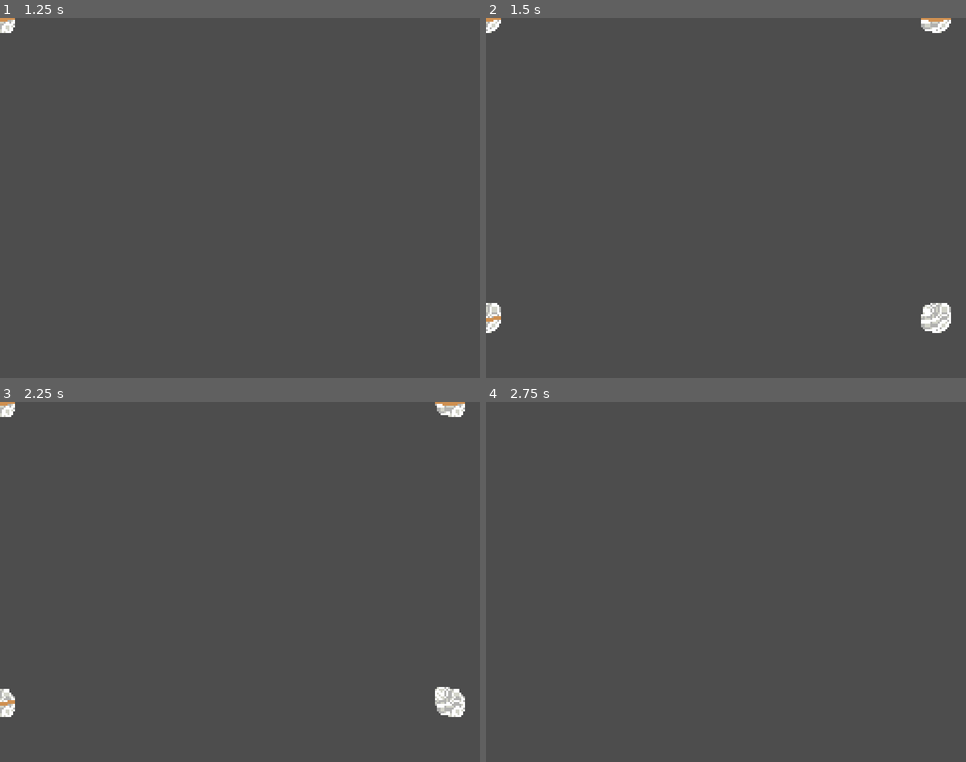
Above: before the commit, frames 1-4 (two rows, left to right).
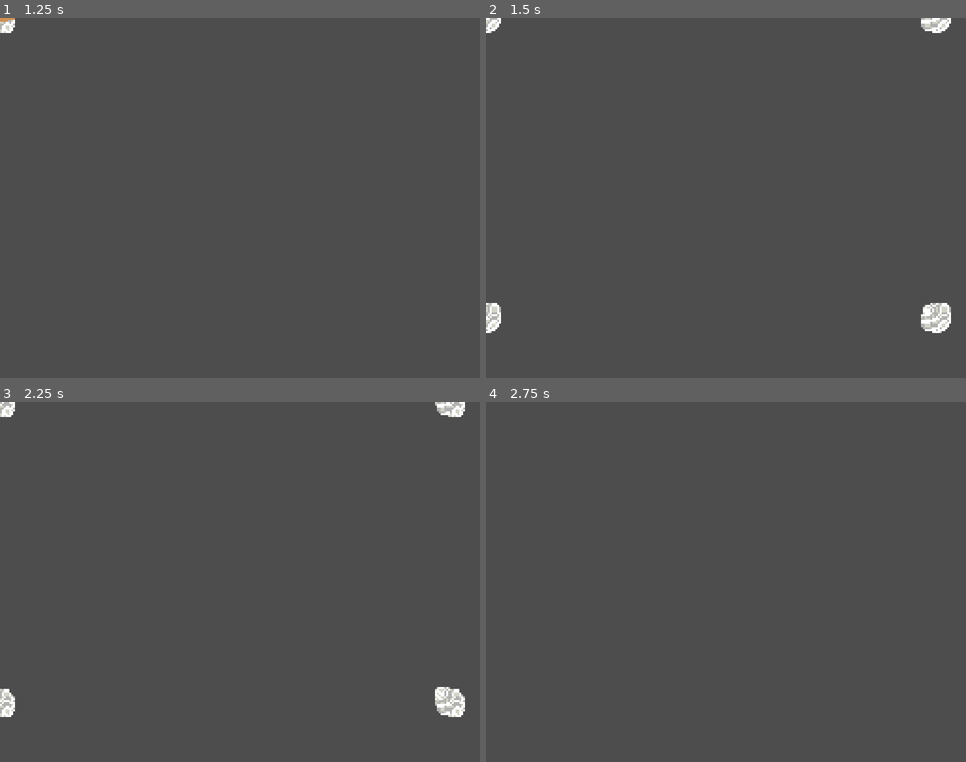
Above: after the commit, the same moments.

Repository: Jcodefox/GMTK-2025
Game: Godot game, scene res://scenes/prefabs/slingball.tscn
The game is run twice, just before and just after one commit, with the same random seed, the same clock (stepped at 60 frames per second) and the same inputs. This scene is started directly instead of the project's main scene.
Inputs (mouse positions are in pixels of both pictures, inside the frame that each line leads up to):
- Up to frame 1 (1.25 s): move the mouse to (345, 180) at 0.52 s; press the mouse at (345, 180) at 0.53 s; hold D (move_right) from 0.53 s (still down); tap Space (move_jump) at 0.77 s
- Up to frame 2 (1.5 s): keep holding D (move_right); move the mouse to (630, 216) at 1.27 s; release the mouse at (630, 216) at 1.28 s; click (630, 216) at 1.35 s
- Up to frame 3 (2.25 s): tap Space (move_jump) at 1.52 s; move the mouse to (288, 502) at 2.02 s; release D (move_right) at 2.03 s; press the mouse at (288, 502) at 2.03 s; hold A (move_left) from 2.03 s (still down)
- Up to frame 4 (2.75 s): keep holding A (move_left)

Frame 1 is identical in both runs. In frame 2, 0.1% of the frame differs, in the area x 0-97%, y 0-85%; in frame 3, 0.1%; in frame 4, nothing differs.

Commit message:
Add death animations in code

Diff:
--- a/assets/art/enemies/drone_sprite_frames.tres
+++ b/assets/art/enemies/drone_sprite_frames.tres
@@ -1,12 +1,37 @@
-[gd_resource type="SpriteFrames" load_steps=5 format=3 uid="uid://3smv5kx276ei"]
+[gd_resource type="SpriteFrames" load_steps=10 format=3 uid="uid://3smv5kx276ei"]
 
 [ext_resource type="Texture2D" uid="uid://bw36ek8pi8ums" path="res://assets/art/enemies/drone_1.png" id="1_71d52"]
+[ext_resource type="Texture2D" uid="uid://bjf3q5x4ol7k8" path="res://assets/art/enemies/fiery_enemy_explosion_1.png" id="1_ssrnl"]
 [ext_resource type="Texture2D" uid="uid://c16w6syeskqeg" path="res://assets/art/enemies/drone_2.png" id="2_kbmfr"]
+[ext_resource type="Texture2D" uid="uid://ckscs06xcfbpb" path="res://assets/art/enemies/fiery_enemy_explosion_2.png" id="2_v63gp"]
+[ext_resource type="Texture2D" uid="uid://cy1lwvatfq58c" path="res://assets/art/enemies/fiery_enemy_explosion_3.png" id="3_o4t6c"]
 [ext_resource type="Texture2D" uid="uid://vf0m8ln7e58g" path="res://assets/art/enemies/drone_3.png" id="3_sa2n8"]
 [ext_resource type="Texture2D" uid="uid://c5of238uuusn8" path="res://assets/art/enemies/drone_4.png" id="4_6mhom"]
+[ext_resource type="Texture2D" uid="uid://ci3gp20jj46vj" path="res://assets/art/enemies/fiery_enemy_explosion_4.png" id="4_qt8ri"]
+[ext_resource type="Texture2D" uid="uid://bbfdvic6oqxw8" path="res://assets/art/enemies/fiery_enemy_explosion_5.png" id="5_lqhoh"]
 
 [resource]
 animations = [{
+"frames": [{
+"duration": 1.0,
+"texture": ExtResource("1_ssrnl")
+}, {
+"duration": 1.0,
+"texture": ExtResource("2_v63gp")
+}, {
+"duration": 1.0,
+"texture": ExtResource("3_o4t6c")
+}, {
+"duration": 1.0,
+"texture": ExtResource("4_qt8ri")
+}, {
+"duration": 1.0,
+"texture": ExtResource("5_lqhoh")
+}],
+"loop": false,
+"name": &"death",
+"speed": 13.0
+}, {
 "frames": [{
 "duration": 1.0,
 "texture": ExtResource("1_71d52")
--- a/assets/art/enemies/express_bot_sprite_frames.tres
+++ b/assets/art/enemies/express_bot_sprite_frames.tres
@@ -12,6 +12,11 @@
 [ext_resource type="Texture2D" uid="uid://b7uix1yvq5adm" path="res://assets/art/enemies/expressbot_c_2.png" id="10_si0ma"]
 [ext_resource type="Texture2D" uid="uid://bi61vrb2eec7s" path="res://assets/art/enemies/expressbot_c_3.png" id="11_ykb1m"]
 [ext_resource type="Texture2D" uid="uid://bdvxhy83io4x2" path="res://assets/art/enemies/expressbot_c_4.png" id="12_c0q2y"]
+[ext_resource type="Texture2D" uid="uid://bjf3q5x4ol7k8" path="res://assets/art/enemies/fiery_enemy_explosion_1.png" id="13_8high"]
+[ext_resource type="Texture2D" uid="uid://ckscs06xcfbpb" path="res://assets/art/enemies/fiery_enemy_explosion_2.png" id="14_oouh5"]
+[ext_resource type="Texture2D" uid="uid://cy1lwvatfq58c" path="res://assets/art/enemies/fiery_enemy_explosion_3.png" id="15_nm75f"]
+[ext_resource type="Texture2D" uid="uid://ci3gp20jj46vj" path="res://assets/art/enemies/fiery_enemy_explosion_4.png" id="16_efgl3"]
+[ext_resource type="Texture2D" uid="uid://bbfdvic6oqxw8" path="res://assets/art/enemies/fiery_enemy_explosion_5.png" id="17_8u5t0"]
 
 [resource]
 animations = [{
@@ -65,4 +70,24 @@
 "loop": true,
 "name": &"c",
 "speed": 8.0
+}, {
+"frames": [{
+"duration": 1.0,
+"texture": ExtResource("13_8high")
+}, {
+"duration": 1.0,
+"texture": ExtResource("14_oouh5")
+}, {
+"duration": 1.0,
+"texture": ExtResource("15_nm75f")
+}, {
+"duration": 1.0,
+"texture": ExtResource("16_efgl3")
+}, {
+"duration": 1.0,
+"texture": ExtResource("17_8u5t0")
+}],
+"loop": false,
+"name": &"death",
+"speed": 13.0
 }]
--- a/assets/art/enemies/mothic_sprite_frames.tres
+++ b/assets/art/enemies/mothic_sprite_frames.tres
@@ -1,10 +1,27 @@
-[gd_resource type="SpriteFrames" load_steps=3 format=3 uid="uid://bp40dhuy614b0"]
+[gd_resource type="SpriteFrames" load_steps=6 format=3 uid="uid://bp40dhuy614b0"]
 
+[ext_resource type="Texture2D" uid="uid://dacypvtq88ekl" path="res://assets/art/enemies/standard_enemy_explosion_1.png" id="1_lwcgb"]
 [ext_resource type="Texture2D" uid="uid://dn1kcad8k24hc" path="res://assets/art/enemies/mothick_1.png" id="1_mwtuw"]
 [ext_resource type="Texture2D" uid="uid://c1mdgus3yiihv" path="res://assets/art/enemies/mothick_2.png" id="2_ti8cx"]
+[ext_resource type="Texture2D" uid="uid://bwmle6macc26" path="res://assets/art/enemies/standard_enemy_explosion_2.png" id="2_wvolg"]
+[ext_resource type="Texture2D" uid="uid://by5juikn7ogwb" path="res://assets/art/enemies/standard_enemy_explosion_3.png" id="3_v0qtk"]
 
 [resource]
 animations = [{
+"frames": [{
+"duration": 1.0,
+"texture": ExtResource("1_lwcgb")
+}, {
+"duration": 1.0,
+"texture": ExtResource("2_wvolg")
+}, {
+"duration": 1.0,
+"texture": ExtResource("3_v0qtk")
+}],
+"loop": false,
+"name": &"death",
+"speed": 8.0
+}, {
 "frames": [{
 "duration": 1.0,
 "texture": ExtResource("1_mwtuw")
--- a/assets/art/enemies/nameless_sprite_frames.tres
+++ b/assets/art/enemies/nameless_sprite_frames.tres
@@ -1,12 +1,29 @@
-[gd_resource type="SpriteFrames" load_steps=5 format=3 uid="uid://ckf4smp680jph"]
+[gd_resource type="SpriteFrames" load_steps=8 format=3 uid="uid://ckf4smp680jph"]
 
 [ext_resource type="Texture2D" uid="uid://cnl501wayh67t" path="res://assets/art/enemies/nameless_1.png" id="1_a7l37"]
 [ext_resource type="Texture2D" uid="uid://bxanmh8lm3tlt" path="res://assets/art/enemies/nameless_2.png" id="2_u0wx7"]
 [ext_resource type="Texture2D" uid="uid://cw8w71teh2xv2" path="res://assets/art/enemies/nameless_3.png" id="3_1i3uh"]
 [ext_resource type="Texture2D" uid="uid://sbmslmy38h1s" path="res://assets/art/enemies/nameless_4.png" id="4_3v2gb"]
+[ext_resource type="Texture2D" uid="uid://dacypvtq88ekl" path="res://assets/art/enemies/standard_enemy_explosion_1.png" id="4_r1m58"]
+[ext_resource type="Texture2D" uid="uid://bwmle6macc26" path="res://assets/art/enemies/standard_enemy_explosion_2.png" id="5_niqmy"]
+[ext_resource type="Texture2D" uid="uid://by5juikn7ogwb" path="res://assets/art/enemies/standard_enemy_explosion_3.png" id="6_fvn2r"]
 
 [resource]
 animations = [{
+"frames": [{
+"duration": 1.0,
+"texture": ExtResource("4_r1m58")
+}, {
+"duration": 1.0,
+"texture": ExtResource("5_niqmy")
+}, {
+"duration": 1.0,
+"texture": ExtResource("6_fvn2r")
+}],
+"loop": false,
+"name": &"death",
+"speed": 8.0
+}, {
 "frames": [{
 "duration": 1.0,
 "texture": ExtResource("2_u0wx7")
--- a/assets/art/enemies/shockwisp_sprite_frames.tres
+++ b/assets/art/enemies/shockwisp_sprite_frames.tres
@@ -1,10 +1,27 @@
-[gd_resource type="SpriteFrames" load_steps=3 format=3 uid="uid://cint4xupsaukt"]
+[gd_resource type="SpriteFrames" load_steps=6 format=3 uid="uid://cint4xupsaukt"]
 
 [ext_resource type="Texture2D" uid="uid://iispe6ppba0b" path="res://assets/art/enemies/shockwisp_1.png" id="1_2kynq"]
+[ext_resource type="Texture2D" uid="uid://dacypvtq88ekl" path="res://assets/art/enemies/standard_enemy_explosion_1.png" id="1_qpv7a"]
+[ext_resource type="Texture2D" uid="uid://bwmle6macc26" path="res://assets/art/enemies/standard_enemy_explosion_2.png" id="2_3mfdl"]
 [ext_resource type="Texture2D" uid="uid://dmhnwtus81dta" path="res://assets/art/enemies/shockwisp_2.png" id="2_a4m8b"]
+[ext_resource type="Texture2D" uid="uid://by5juikn7ogwb" path="res://assets/art/enemies/standard_enemy_explosion_3.png" id="3_6n56e"]
 
 [resource]
 animations = [{
+"frames": [{
+"duration": 1.0,
+"texture": ExtResource("1_qpv7a")
+}, {
+"duration": 1.0,
+"texture": ExtResource("2_3mfdl")
+}, {
+"duration": 1.0,
+"texture": ExtResource("3_6n56e")
+}],
+"loop": false,
+"name": &"death",
+"speed": 8.0
+}, {
 "frames": [{
 "duration": 1.0,
 "texture": ExtResource("1_2kynq")
--- a/assets/art/enemies/spikeball_sprite_frames.tres
+++ b/assets/art/enemies/spikeball_sprite_frames.tres
@@ -1,10 +1,27 @@
-[gd_resource type="SpriteFrames" load_steps=3 format=3 uid="uid://d38s724kfuo3v"]
+[gd_resource type="SpriteFrames" load_steps=6 format=3 uid="uid://d38s724kfuo3v"]
 
 [ext_resource type="Texture2D" uid="uid://400iu480qk5d" path="res://assets/art/enemies/spikeball_1.png" id="1_6ibh7"]
+[ext_resource type="Texture2D" uid="uid://dacypvtq88ekl" path="res://assets/art/enemies/standard_enemy_explosion_1.png" id="1_mugx7"]
 [ext_resource type="Texture2D" uid="uid://cuu81nfrooake" path="res://assets/art/enemies/spikeball_2.png" id="2_vafj5"]
+[ext_resource type="Texture2D" uid="uid://bwmle6macc26" path="res://assets/art/enemies/standard_enemy_explosion_2.png" id="2_x72jm"]
+[ext_resource type="Texture2D" uid="uid://by5juikn7ogwb" path="res://assets/art/enemies/standard_enemy_explosion_3.png" id="3_tfjcy"]
 
 [resource]
 animations = [{
+"frames": [{
+"duration": 1.0,
+"texture": ExtResource("1_mugx7")
+}, {
+"duration": 1.0,
+"texture": ExtResource("2_x72jm")
+}, {
+"duration": 1.0,
+"texture": ExtResource("3_tfjcy")
+}],
+"loop": false,
+"name": &"death",
+"speed": 8.0
+}, {
 "frames": [{
 "duration": 1.0,
 "texture": ExtResource("1_6ibh7")
--- a/assets/art/enemies/spikro_sprite_frames.tres
+++ b/assets/art/enemies/spikro_sprite_frames.tres
@@ -1,10 +1,27 @@
-[gd_resource type="SpriteFrames" load_steps=3 format=3 uid="uid://dx8m1e462tv15"]
+[gd_resource type="SpriteFrames" load_steps=6 format=3 uid="uid://dx8m1e462tv15"]
 
 [ext_resource type="Texture2D" uid="uid://dpnc1af7qhekp" path="res://assets/art/enemies/spikro_1.png" id="1_ft5ro"]
+[ext_resource type="Texture2D" uid="uid://dacypvtq88ekl" path="res://assets/art/enemies/standard_enemy_explosion_1.png" id="1_kpdd3"]
+[ext_resource type="Texture2D" uid="uid://bwmle6macc26" path="res://assets/art/enemies/standard_enemy_explosion_2.png" id="2_02rc4"]
 [ext_resource type="Texture2D" uid="uid://dghunpjdgvnh" path="res://assets/art/enemies/spikro_2.png" id="2_jrp3m"]
+[ext_resource type="Texture2D" uid="uid://by5juikn7ogwb" path="res://assets/art/enemies/standard_enemy_explosion_3.png" id="3_n2w7l"]
 
 [resource]
 animations = [{
+"frames": [{
+"duration": 1.0,
+"texture": ExtResource("1_kpdd3")
+}, {
+"duration": 1.0,
+"texture": ExtResource("2_02rc4")
+}, {
+"duration": 1.0,
+"texture": ExtResource("3_n2w7l")
+}],
+"loop": false,
+"name": &"death",
+"speed": 8.0
+}, {
 "frames": [{
 "duration": 1.0,
 "texture": ExtResource("1_ft5ro")
--- a/assets/art/enemies/sproing_sprite_frames.tres
+++ b/assets/art/enemies/sproing_sprite_frames.tres
@@ -1,11 +1,28 @@
-[gd_resource type="SpriteFrames" load_steps=4 format=3 uid="uid://c6qloqv7c2epr"]
+[gd_resource type="SpriteFrames" load_steps=7 format=3 uid="uid://c6qloqv7c2epr"]
 
+[ext_resource type="Texture2D" uid="uid://dacypvtq88ekl" path="res://assets/art/enemies/standard_enemy_explosion_1.png" id="1_36x45"]
 [ext_resource type="Texture2D" uid="uid://d34pmul2eitcy" path="res://assets/art/enemies/sproing_1.png" id="1_pepvk"]
 [ext_resource type="Texture2D" uid="uid://b0q4m7wk80wbf" path="res://assets/art/enemies/sproing_2.png" id="2_3ubmg"]
+[ext_resource type="Texture2D" uid="uid://bwmle6macc26" path="res://assets/art/enemies/standard_enemy_explosion_2.png" id="2_d2hyh"]
 [ext_resource type="Texture2D" uid="uid://sh2jmye4uqha" path="res://assets/art/enemies/sproing_3.png" id="3_18wl0"]
+[ext_resource type="Texture2D" uid="uid://by5juikn7ogwb" path="res://assets/art/enemies/standard_enemy_explosion_3.png" id="3_hk207"]
 
 [resource]
 animations = [{
+"frames": [{
+"duration": 1.0,
+"texture": ExtResource("1_36x45")
+}, {
+"duration": 1.0,
+"texture": ExtResource("2_d2hyh")
+}, {
+"duration": 1.0,
+"texture": ExtResource("3_hk207")
+}],
+"loop": false,
+"name": &"death",
+"speed": 8.0
+}, {
 "frames": [{
 "duration": 1.0,
 "texture": ExtResource("2_3ubmg")
--- a/scenes/prefabs/enemies/drone.tscn
+++ b/scenes/prefabs/enemies/drone.tscn
@@ -15,7 +15,6 @@
 [node name="AnimatedSprite2D" type="AnimatedSprite2D" parent="."]
 sprite_frames = ExtResource("2_66nol")
 autoplay = "default"
-frame_progress = 0.75199
 
 [node name="CollisionShape2D" type="CollisionShape2D" parent="."]
 shape = SubResource("RectangleShape2D_ps8f2")
--- a/scenes/prefabs/enemies/express_bot.tscn
+++ b/scenes/prefabs/enemies/express_bot.tscn
@@ -16,8 +16,8 @@
 
 [node name="AnimatedSprite2D" type="AnimatedSprite2D" parent="."]
 sprite_frames = ExtResource("2_rbgxc")
-animation = &"c"
-frame_progress = 0.60424
+animation = &"a"
+autoplay = "a"
 
 [node name="CollisionShape2D" type="CollisionShape2D" parent="."]
 shape = SubResource("RectangleShape2D_rbgxc")
--- a/scenes/prefabs/enemies/mothick.tscn
+++ b/scenes/prefabs/enemies/mothick.tscn
@@ -19,7 +19,6 @@
 [node name="AnimatedSprite2D" type="AnimatedSprite2D" parent="."]
 sprite_frames = ExtResource("1_q3fok")
 autoplay = "default"
-frame_progress = 0.0844424
 
 [node name="JumpOverCheck" parent="." instance=ExtResource("3_uxnbl")]
 position = Vector2(0, -15)
--- a/scenes/prefabs/enemies/shock_wisp.tscn
+++ b/scenes/prefabs/enemies/shock_wisp.tscn
@@ -27,8 +27,8 @@
 
 [node name="AnimatedSprite2D" type="AnimatedSprite2D" parent="."]
 sprite_frames = ExtResource("1_oaxne")
+animation = &"death"
 autoplay = "default"
-frame_progress = 0.313293
 
 [node name="CollisionShape2D" type="CollisionShape2D" parent="."]
 shape = SubResource("RectangleShape2D_oaxne")
--- a/scenes/prefabs/enemies/spikeball.tscn
+++ b/scenes/prefabs/enemies/spikeball.tscn
@@ -14,7 +14,7 @@
 
 [node name="AnimatedSprite2D" type="AnimatedSprite2D" parent="."]
 sprite_frames = ExtResource("2_lj4q4")
-frame_progress = 0.0933816
+autoplay = "default"
 
 [node name="CollisionShape2D" type="CollisionShape2D" parent="." groups=["enemy"]]
 shape = SubResource("RectangleShape2D_lj4q4")
--- a/scenes/prefabs/slingball.tscn
+++ b/scenes/prefabs/slingball.tscn
@@ -22,7 +22,7 @@
 sprite_frames = ExtResource("2_s0lpe")
 animation = &"medium"
 autoplay = "small"
-frame_progress = 0.769155
+frame_progress = 0.568446
 
 [node name="SlingballRope" type="AnimatedSprite2D" parent="."]
 sprite_frames = ExtResource("3_6hikt")
--- a/scripts/prefabs/enemy/drone.gd
+++ b/scripts/prefabs/enemy/drone.gd
@@ -2,7 +2,6 @@
 
 @export var speed: float = 25
 
-var animated_sprite_ghosts: Array[Node2D] = []
 var collision_shape_ghosts: Array[Node2D] = []
 var jump_check_shape_ghosts: Array[Node2D] = []
 
@@ -12,6 +11,8 @@
 	jump_check_shape_ghosts = Globals.make_loop_ghosts_of($JumpOverCheck/CollisionShape2D)
 
 func _physics_process(delta: float) -> void:
+	if dead:
+		return
 	super(delta)
 	global_position = Globals.apply_loop_teleport(global_position)
 
@@ -24,14 +25,6 @@
 
 	move_and_slide()
 
-func set_animation(anim: String) -> void:
-	if $AnimatedSprite2D.animation != anim:
-		$AnimatedSprite2D.play(anim)
-
-	for sprite in animated_sprite_ghosts:
-		if sprite.animation != anim:
-			sprite.play(anim)
-
 func slingballed(_ball: Node2D) -> int:
 	die()
 	return 30
--- a/scripts/prefabs/enemy/enemy.gd
+++ b/scripts/prefabs/enemy/enemy.gd
@@ -1,11 +1,15 @@
 extends CharacterBody2D
 
 class_name Enemy
+
+var animated_sprite_ghosts: Array[Node2D] = []
 
 @export var default_gravity: float = 625
 @export var time_until_enemy_hurts: float = 1.0
 var frames_alive: int = 0
 var time_alive: float = 0
+
+var dead: bool = false
 
 func _process(_delta: float) -> void:
 	if time_alive > time_until_enemy_hurts:
@@ -26,4 +30,23 @@
 	return 10
 
 func die() -> void:
+	dead = true
+	collision_mask = 0
+	collision_layer = 0
+	var jump_over_check: Area2D = get_node_or_null("JumpOverCheck")
+	if jump_over_check:
+		jump_over_check.collision_layer = 0
+		jump_over_check.collision_mask = 0
+	set_animation("death")
+	await get_tree().create_timer(0.5).timeout
 	queue_free()
+
+func set_animation(anim: String, speed: float = 1.0) -> void:
+	if $AnimatedSprite2D.animation != anim:
+		$AnimatedSprite2D.play(anim)
+	$AnimatedSprite2D.speed_scale = speed
+
+	for sprite in animated_sprite_ghosts:
+		if sprite.animation != anim:
+			sprite.play(anim)
+		sprite.speed_scale = speed
--- a/scripts/prefabs/enemy/express_bot.gd
+++ b/scripts/prefabs/enemy/express_bot.gd
@@ -6,7 +6,6 @@
 @export var speed: float = 20
 @export var hurt_i_frame_time: float = 0.5
 
-var animated_sprite_ghosts: Array[Node2D] = []
 var collision_shape_ghosts: Array[Node2D] = []
 var jump_check_shape_ghosts: Array[Node2D] = []
 
@@ -29,6 +28,8 @@
 		frames_alive += 1
 
 func _physics_process(delta: float) -> void:
+	if dead:
+		return
 	super(delta)
 	global_position = Globals.apply_loop_teleport(global_position)
 
@@ -50,14 +51,6 @@
 
 	move_and_slide()
 
-func set_animation(anim: String) -> void:
-	if $AnimatedSprite2D.animation != anim:
-		$AnimatedSprite2D.play(anim)
-
-	for sprite in animated_sprite_ghosts:
-		if sprite.animation != anim:
-			sprite.play(anim)
-
 func slingballed(_ball: Node2D) -> int:
 	if time_since_hurt < hurt_i_frame_time:
 		return 0
--- a/scripts/prefabs/enemy/mothick.gd
+++ b/scripts/prefabs/enemy/mothick.gd
@@ -1,6 +1,5 @@
 extends Enemy
 
-var animated_sprite_ghosts: Array[Node2D] = []
 var collision_shape_ghosts: Array[Node2D] = []
 var jump_check_shape_ghosts: Array[Node2D] = []
 
@@ -10,6 +9,8 @@
 	jump_check_shape_ghosts = Globals.make_loop_ghosts_of($JumpOverCheck/CollisionShape2D)
 
 func _physics_process(delta: float) -> void:
+	if dead:
+		return
 	super(delta)
 	global_position = Globals.apply_loop_teleport(global_position)
 	for sprite in animated_sprite_ghosts:
--- a/scripts/prefabs/enemy/nameless.gd
+++ b/scripts/prefabs/enemy/nameless.gd
@@ -2,7 +2,6 @@
 
 @export var speed: float = 20
 
-var animated_sprite_ghosts: Array[Node2D] = []
 var collision_shape_ghosts: Array[Node2D] = []
 var jump_check_shape_ghosts: Array[Node2D] = []
 
@@ -12,6 +11,8 @@
 	jump_check_shape_ghosts = Globals.make_loop_ghosts_of($JumpOverCheck/CollisionShape2D)
 
 func _physics_process(delta: float) -> void:
+	if dead:
+		return
 	super(delta)
 	global_position = Globals.apply_loop_teleport(global_position)
 
@@ -27,11 +28,3 @@
 	velocity = velocity.normalized() * speed
 
 	move_and_slide()
-
-func set_animation(anim: String) -> void:
-	if $AnimatedSprite2D.animation != anim:
-		$AnimatedSprite2D.play(anim)
-
-	for sprite in animated_sprite_ghosts:
-		if sprite.animation != anim:
-			sprite.play(anim)
--- a/scripts/prefabs/enemy/shock_wisp.gd
+++ b/scripts/prefabs/enemy/shock_wisp.gd
@@ -6,7 +6,6 @@
 
 @onready var corners: Array[Area2D] = [$BottomRight, $BottomLeft, $TopLeft, $TopRight]
 
-var animated_sprite_ghosts: Array[Node2D] = []
 var collision_shape_ghosts: Array[Node2D] = []
 var jump_check_shape_ghosts: Array[Node2D] = []
 
@@ -24,6 +23,8 @@
 			Globals.make_loop_ghosts_of(child)
 
 func _physics_process(delta: float) -> void:
+	if dead:
+		return
 	super(delta)
 	global_position = Globals.apply_loop_teleport(global_position)
 
--- a/scripts/prefabs/enemy/spikeball.gd
+++ b/scripts/prefabs/enemy/spikeball.gd
@@ -1,6 +1,5 @@
 extends Enemy
 
-var animated_sprite_ghosts: Array[Node2D] = []
 var collision_shape_ghosts: Array[Node2D] = []
 var jump_check_shape_ghosts: Array[Node2D] = []
 
@@ -18,22 +17,14 @@
 		all_shape_ghosts_original_poses.append(shape.position)
 
 func _physics_process(delta: float) -> void:
+	if dead:
+		return
 	super(delta)
 	global_position = Globals.apply_loop_teleport(global_position)
 
 	velocity.y += default_gravity * delta
 
 	move_and_slide()
-
-func set_animation(anim: String, speed: float = 1.0) -> void:
-	if $AnimatedSprite2D.animation != anim:
-		$AnimatedSprite2D.play(anim)
-	$AnimatedSprite2D.speed_scale = speed
-
-	for sprite in animated_sprite_ghosts:
-		if sprite.animation != anim:
-			sprite.play(anim)
-		sprite.speed_scale = speed
 
 func set_collision_height(amount: float, offset: float) -> void:
 	if $CollisionShape2D.shape.size.y == amount and hitbox_original_pos.y + offset == $CollisionShape2D.position.y:
--- a/scripts/prefabs/enemy/spikro.gd
+++ b/scripts/prefabs/enemy/spikro.gd
@@ -1,6 +1,5 @@
 extends Enemy
 
-var animated_sprite_ghosts: Array[Node2D] = []
 var collision_shape_ghosts: Array[Node2D] = []
 var jump_check_shape_ghosts: Array[Node2D] = []
 
@@ -12,6 +11,8 @@
 	jump_check_shape_ghosts = Globals.make_loop_ghosts_of($JumpOverCheck/CollisionShape2D)
 
 func _physics_process(delta: float) -> void:
+	if dead:
+		return
 	super(delta)
 	global_position = Globals.apply_loop_teleport(global_position)
 	$AnimatedSprite2D.flip_h = intended_direction > 0
--- a/scripts/prefabs/enemy/sproing.gd
+++ b/scripts/prefabs/enemy/sproing.gd
@@ -6,7 +6,6 @@
 @export var jump_force: float = 200.0
 @export var jump_x_component: float = 30.0
 
-var animated_sprite_ghosts: Array[Node2D] = []
 var collision_shape_ghosts: Array[Node2D] = []
 var jump_check_shape_ghosts: Array[Node2D] = []
 
@@ -29,6 +28,8 @@
 		all_shape_ghosts_original_poses.append(shape.position)
 
 func _physics_process(delta: float) -> void:
+	if dead:
+		return
 	super(delta)
 	global_position = Globals.apply_loop_teleport(global_position)
 
@@ -55,16 +56,6 @@
 
 	move_and_slide()
 
-func set_animation(anim: String, speed: float = 1.0) -> void:
-	if $AnimatedSprite2D.animation != anim:
-		$AnimatedSprite2D.play(anim)
-	$AnimatedSprite2D.speed_scale = speed
-
-	for sprite in animated_sprite_ghosts:
-		if sprite.animation != anim:
-			sprite.play(anim)
-		sprite.speed_scale = speed
-
 func set_collision_height(amount: float, offset: float) -> void:
 	if $CollisionShape2D.shape.size.y == amount and hitbox_original_pos.y + offset == $CollisionShape2D.position.y:
 		return
--- a/scripts/prefabs/slingball.gd
+++ b/scripts/prefabs/slingball.gd
@@ -57,7 +57,11 @@
 		if player != null:
 			var pull_direction: Vector2 = Globals.convert_to_visible_pos(global_position).direction_to(Globals.convert_to_visible_pos(player.global_position))
 			intended_velocity = pull_direction * ((Globals.convert_to_visible_pos(global_position).distance_to(Globals.convert_to_visible_pos(player.global_position)) / 2.0) + 60)
+
 	$SlingballRope.visible = still_held
+	for sprite in rope_sprite_ghosts:
+		sprite.visible = still_held
+
 	if still_held:
 		$Area2D.collision_mask = 0
 		if lasso != null:
Not shown: 1 places in assets/art/enemies/express_bot_sprite_frames.tres that only renumber resources
